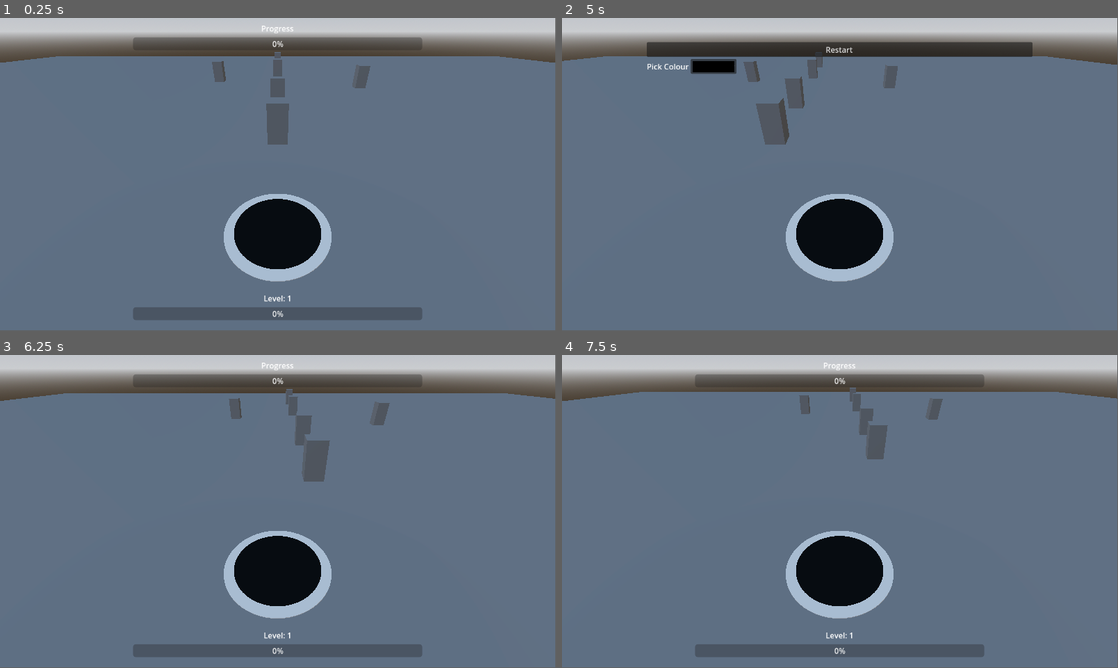
Above: before the commit, frames 1-4 (two rows, left to right).
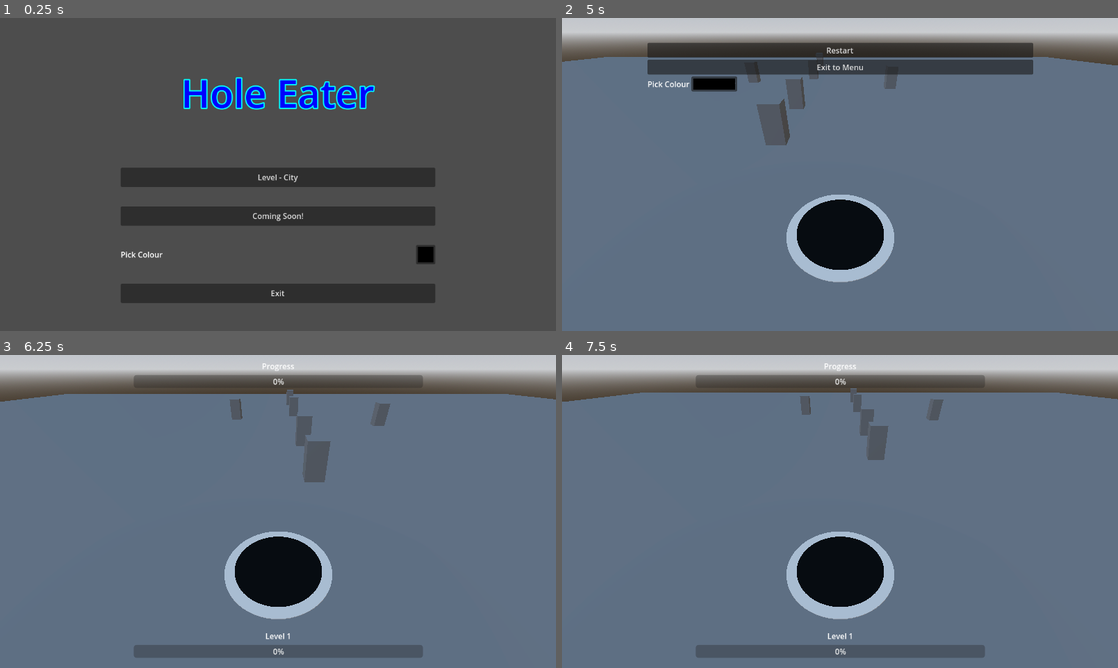
Above: after the commit, the same moments.

Repository: Scyy-dev/hole-eater
Game: Godot game, scene res://scenes/main_menu.tscn
Same seed, same stepped clock (60 frames per second), same inputs: the game is played once before the commit and once after it. Before the commit the project starts from res://scenes/main.tscn.
Inputs (mouse positions are in pixels of both pictures, inside the frame that each line leads up to):
- Up to frame 1 (0.25 s): no input
- Up to frame 2 (5 s): click (840, 177) at 0.5 s, where only the run after the commit has a clickable "Level - City"; tap Enter at 1.25 s; hold D (move_right) 1.28-2.03 s; hold S (move_back) 2.03-2.78 s; hold D (move_right) 2.78-3.53 s; hold W (move_forward) 3.53-4.28 s; hold A (move_left) from 4.28 s (still down); tap Escape (open_menu) at 4.9 s
- Up to frame 3 (6.25 s): release A (move_left) at 5 s; click "Restart" at 5 s; tap Space at 5.75 s; hold A (move_left) from 5.78 s (still down)
- Up to frame 4 (7.5 s): release A (move_left) at 6.53 s; hold S (move_back) 6.53-7.28 s; hold D (move_right) from 7.28 s (still down)
In our replay, the window is 799x449 before the commit and 800x450 after it. These sizes can differ from the game's own. Grey fills any space a smaller window leaves; there, only what the larger window draws over its background counts as a difference.

The runs differ from the first frame. In frame 1, 93% of the frame differs, in the area x 0-100%, y 0-100%; in frame 2, 4.6%; in frame 3, 1.0%; in frame 4, 1.0%.

Commit message:
Refactor UI, add basic main menu

Diff:
--- a/project.godot
+++ b/project.godot
@@ -11,9 +11,14 @@
 [application]
 
 config/name="Hole Eater"
-run/main_scene="uid://b1v1wkwp2gwwu"
+run/main_scene="uid://tb5fhmdc8kjb"
 config/features=PackedStringArray("4.4", "Forward Plus")
 config/icon="res://icon.svg"
+
+[display]
+
+window/stretch/mode="viewport"
+window/stretch/aspect="expand"
 
 [input]
 
--- /dev/null
+++ b/scenes/level_cbd.tscn
@@ -0,0 +1,85 @@
+[gd_scene load_steps=11 format=3 uid="uid://b1v1wkwp2gwwu"]
+
+[ext_resource type="PackedScene" uid="uid://c3fep654huxhi" path="res://scenes/fallable.tscn" id="1_0wfyh"]
+[ext_resource type="Script" uid="uid://cfruvhuqtyt2g" path="res://scripts/game.gd" id="1_sugp2"]
+[ext_resource type="PackedScene" uid="uid://d3jap5q88sia5" path="res://scenes/player.tscn" id="2_sugp2"]
+[ext_resource type="Script" uid="uid://bu5mnachl662o" path="res://scripts/fallable_controller.gd" id="2_tbgi4"]
+[ext_resource type="PackedScene" uid="uid://dekabsogdmvty" path="res://scenes/world_ui.tscn" id="4_jyhfs"]
+
+[sub_resource type="ProceduralSkyMaterial" id="ProceduralSkyMaterial_0wfyh"]
+sky_horizon_color = Color(0.662243, 0.671743, 0.686743, 1)
+ground_horizon_color = Color(0.662243, 0.671743, 0.686743, 1)
+
+[sub_resource type="Sky" id="Sky_sugp2"]
+sky_material = SubResource("ProceduralSkyMaterial_0wfyh")
+
+[sub_resource type="Environment" id="Environment_jyhfs"]
+background_mode = 2
+sky = SubResource("Sky_sugp2")
+tonemap_mode = 2
+glow_enabled = true
+
+[sub_resource type="BoxShape3D" id="BoxShape3D_o6xl0"]
+size = Vector3(100, 0.01, 100)
+
+[sub_resource type="PlaneMesh" id="PlaneMesh_o5qli"]
+size = Vector2(100, 100)
+
+[node name="root" type="Node3D" node_paths=PackedStringArray("player", "ui_controller")]
+script = ExtResource("1_sugp2")
+player = NodePath("player")
+ui_controller = NodePath("world_ui")
+
+[node name="player" parent="." instance=ExtResource("2_sugp2")]
+speed = 4.0
+xp_req_base = 3.0
+camera_angle = -35.0
+camera_position_angle = 50.0
+
+[node name="world_ui" parent="." node_paths=PackedStringArray("player", "fallable_controller") instance=ExtResource("4_jyhfs")]
+player = NodePath("../player")
+fallable_controller = NodePath("../fallable_controller")
+
+[node name="WorldEnvironment" type="WorldEnvironment" parent="."]
+environment = SubResource("Environment_jyhfs")
+
+[node name="ground" type="StaticBody3D" parent="."]
+
+[node name="CollisionShape3D" type="CollisionShape3D" parent="ground"]
+shape = SubResource("BoxShape3D_o6xl0")
+
+[node name="MeshInstance3D" type="MeshInstance3D" parent="ground"]
+mesh = SubResource("PlaneMesh_o5qli")
+
+[node name="fallable_controller" type="Node3D" parent="."]
+script = ExtResource("2_tbgi4")
+
+[node name="c1" parent="fallable_controller" instance=ExtResource("1_0wfyh")]
+transform = Transform3D(1, 0, 0, 0, 1, 0, 0, 0, 1, 0, 0, -5.76745)
+mass = 0.1
+
+[node name="c2" parent="fallable_controller" instance=ExtResource("1_0wfyh")]
+transform = Transform3D(1, 0, 0, 0, 1, 0, 0, 0, 1, 0, 0, -11.5349)
+mass = 0.1
+
+[node name="c3" parent="fallable_controller" instance=ExtResource("1_0wfyh")]
+transform = Transform3D(1, 0, 0, 0, 1, 0, 0, 0, 1, 0, 0, -23.0698)
+mass = 0.1
+level_req = 2
+xp_given = 50
+
+[node name="c4" parent="fallable_controller" instance=ExtResource("1_0wfyh")]
+transform = Transform3D(1, 0, 0, 0, 1, 0, 0, 0, 1, -6.44209, 0, -20.997)
+mass = 0.1
+xp_given = 2
+
+[node name="c5" parent="fallable_controller" instance=ExtResource("1_0wfyh")]
+transform = Transform3D(1, 0, 0, 0, 1, 0, 0, 0, 1, 8.13558, 0, -17.9084)
+mass = 0.1
+xp_given = 2
+
+[node name="c6" parent="fallable_controller" instance=ExtResource("1_0wfyh")]
+transform = Transform3D(1, 0, 0, 0, 1, 0, 0, 0, 1, 0, 0, -32.343)
+mass = 0.1
+level_req = 2
+xp_given = 2
--- a/scenes/main.tscn
+++ /dev/null
@@ -1,162 +0,0 @@
-[gd_scene load_steps=12 format=3 uid="uid://b1v1wkwp2gwwu"]
-
-[ext_resource type="PackedScene" uid="uid://c3fep654huxhi" path="res://scenes/fallable.tscn" id="1_0wfyh"]
-[ext_resource type="Script" uid="uid://cfruvhuqtyt2g" path="res://scripts/game.gd" id="1_sugp2"]
-[ext_resource type="PackedScene" uid="uid://d3jap5q88sia5" path="res://scenes/player.tscn" id="2_sugp2"]
-[ext_resource type="Script" uid="uid://bqb6vv07gkq72" path="res://scripts/xp_bar.gd" id="4_jyhfs"]
-[ext_resource type="Script" uid="uid://bspskkbijovxl" path="res://scripts/level_label.gd" id="5_tbgi4"]
-[ext_resource type="Script" uid="uid://c017gvy3bdj0h" path="res://scenes/world_progress_bar.gd" id="7_o6xl0"]
-
-[sub_resource type="ProceduralSkyMaterial" id="ProceduralSkyMaterial_0wfyh"]
-sky_horizon_color = Color(0.662243, 0.671743, 0.686743, 1)
-ground_horizon_color = Color(0.662243, 0.671743, 0.686743, 1)
-
-[sub_resource type="Sky" id="Sky_sugp2"]
-sky_material = SubResource("ProceduralSkyMaterial_0wfyh")
-
-[sub_resource type="Environment" id="Environment_jyhfs"]
-background_mode = 2
-sky = SubResource("Sky_sugp2")
-tonemap_mode = 2
-glow_enabled = true
-
-[sub_resource type="BoxShape3D" id="BoxShape3D_o6xl0"]
-size = Vector3(100, 0.01, 100)
-
-[sub_resource type="PlaneMesh" id="PlaneMesh_o5qli"]
-size = Vector2(100, 100)
-
-[node name="root" type="Node3D"]
-script = ExtResource("1_sugp2")
-
-[node name="WorldEnvironment" type="WorldEnvironment" parent="."]
-environment = SubResource("Environment_jyhfs")
-
-[node name="ground" type="StaticBody3D" parent="."]
-
-[node name="CollisionShape3D" type="CollisionShape3D" parent="ground"]
-shape = SubResource("BoxShape3D_o6xl0")
-
-[node name="MeshInstance3D" type="MeshInstance3D" parent="ground"]
-mesh = SubResource("PlaneMesh_o5qli")
-
-[node name="falllables" type="Node3D" parent="."]
-
-[node name="c1" parent="falllables" instance=ExtResource("1_0wfyh")]
-transform = Transform3D(1, 0, 0, 0, 1, 0, 0, 0, 1, 0, 0, -5.76745)
-mass = 0.1
-
-[node name="c2" parent="falllables" instance=ExtResource("1_0wfyh")]
-transform = Transform3D(1, 0, 0, 0, 1, 0, 0, 0, 1, 0, 0, -11.5349)
-mass = 0.1
-
-[node name="c3" parent="falllables" instance=ExtResource("1_0wfyh")]
-transform = Transform3D(1, 0, 0, 0, 1, 0, 0, 0, 1, 0, 0, -23.0698)
-mass = 0.1
-level_req = 2
-xp_given = 50
-
-[node name="c4" parent="falllables" instance=ExtResource("1_0wfyh")]
-transform = Transform3D(1, 0, 0, 0, 1, 0, 0, 0, 1, -6.44209, 0, -20.997)
-mass = 0.1
-xp_given = 2
-
-[node name="c5" parent="falllables" instance=ExtResource("1_0wfyh")]
-transform = Transform3D(1, 0, 0, 0, 1, 0, 0, 0, 1, 8.13558, 0, -17.9084)
-mass = 0.1
-xp_given = 2
-
-[node name="c6" parent="falllables" instance=ExtResource("1_0wfyh")]
-transform = Transform3D(1, 0, 0, 0, 1, 0, 0, 0, 1, 0, 0, -32.343)
-mass = 0.1
-level_req = 2
-xp_given = 2
-
-[node name="player" parent="." instance=ExtResource("2_sugp2")]
-speed = 4.0
-xp_req_base = 3.0
-camera_angle = -35.0
-camera_position_angle = 50.0
-
-[node name="ui" type="Control" parent="."]
-layout_mode = 3
-anchors_preset = 0
-offset_right = 40.0
-offset_bottom = 40.0
-
-[node name="menu_ui" type="Control" parent="ui"]
-anchors_preset = 0
-offset_right = 40.0
-offset_bottom = 40.0
-
-[node name="menu_container" type="VBoxContainer" parent="ui/menu_ui"]
-layout_mode = 0
-offset_left = 176.0
-offset_top = 50.0
-offset_right = 976.0
-offset_bottom = 550.0
-
-[node name="restart_game_button" type="Button" parent="ui/menu_ui/menu_container"]
-layout_mode = 2
-text = "Restart"
-
-[node name="colour_picker_container" type="HBoxContainer" parent="ui/menu_ui/menu_container"]
-layout_mode = 2
-
-[node name="pick_colour_label" type="Label" parent="ui/menu_ui/menu_container/colour_picker_container"]
-layout_mode = 2
-text = "Pick Colour"
-
-[node name="pick_colour_button" type="ColorPickerButton" parent="ui/menu_ui/menu_container/colour_picker_container"]
-layout_mode = 2
-text = "Pick Colour"
-
-[node name="world_ui" type="Control" parent="ui"]
-visible = false
-anchors_preset = 0
-offset_right = 40.0
-offset_bottom = 40.0
-
-[node name="xp_bar" type="ProgressBar" parent="ui/world_ui"]
-layout_mode = 0
-offset_left = 276.0
-offset_top = 600.0
-offset_right = 876.0
-offset_bottom = 627.0
-size_flags_vertical = 8
-script = ExtResource("4_jyhfs")
-
-[node name="level_label" type="Label" parent="ui/world_ui"]
-layout_mode = 0
-offset_left = 526.0
-offset_top = 570.0
-offset_right = 626.0
-offset_bottom = 593.0
-horizontal_alignment = 1
-vertical_alignment = 1
-script = ExtResource("5_tbgi4")
-
-[node name="world_progress_bar" type="ProgressBar" parent="ui/world_ui"]
-layout_mode = 0
-offset_left = 276.0
-offset_top = 40.0
-offset_right = 876.0
-offset_bottom = 67.0
-script = ExtResource("7_o6xl0")
-
-[node name="progress_label" type="Label" parent="ui/world_ui"]
-layout_mode = 0
-offset_left = 541.0
-offset_top = 10.0
-offset_right = 611.0
-offset_bottom = 33.0
-text = "Progress"
-horizontal_alignment = 1
-vertical_alignment = 1
-
-[connection signal="game_world_ready" from="." to="ui/world_ui/world_progress_bar" method="_on_game_world_ready"]
-[connection signal="on_level_up" from="player" to="ui/world_ui/level_label" method="_on_level_up"]
-[connection signal="on_xp_gained" from="player" to="ui/world_ui/xp_bar" method="_on_xp_gained"]
-[connection signal="on_xp_gained" from="player" to="ui/world_ui/world_progress_bar" method="_on_player_xp_gained"]
-[connection signal="pressed" from="ui/menu_ui/menu_container/restart_game_button" to="." method="_on_restart_game_button_pressed"]
-[connection signal="color_changed" from="ui/menu_ui/menu_container/colour_picker_container/pick_colour_button" to="." method="_on_pick_colour_button_color_changed"]
--- /dev/null
+++ b/scenes/main_menu.tscn
@@ -0,0 +1,89 @@
+[gd_scene load_steps=4 format=3 uid="uid://tb5fhmdc8kjb"]
+
+[ext_resource type="Script" uid="uid://b87g63iprhmu" path="res://scripts/main_menu.gd" id="1_l6cm7"]
+
+[sub_resource type="SystemFont" id="SystemFont_l6cm7"]
+font_names = PackedStringArray("Comic Sans MS")
+
+[sub_resource type="LabelSettings" id="LabelSettings_ekxnf"]
+font = SubResource("SystemFont_l6cm7")
+font_size = 80
+font_color = Color(0, 0, 1, 1)
+outline_size = 10
+outline_color = Color(0, 1, 1, 1)
+
+[node name="main_menu" type="Control"]
+layout_mode = 3
+anchors_preset = 15
+anchor_right = 1.0
+anchor_bottom = 1.0
+grow_horizontal = 2
+grow_vertical = 2
+size_flags_horizontal = 3
+size_flags_vertical = 3
+script = ExtResource("1_l6cm7")
+
+[node name="MarginContainer" type="MarginContainer" parent="."]
+layout_mode = 1
+anchors_preset = 15
+anchor_right = 1.0
+anchor_bottom = 1.0
+grow_horizontal = 2
+grow_vertical = 2
+
+[node name="VBoxContainer" type="VBoxContainer" parent="MarginContainer"]
+layout_mode = 2
+theme_override_constants/separation = 100
+
+[node name="separator" type="Control" parent="MarginContainer/VBoxContainer"]
+layout_mode = 2
+
+[node name="title" type="Label" parent="MarginContainer/VBoxContainer"]
+layout_mode = 2
+text = "Hole Eater"
+label_settings = SubResource("LabelSettings_ekxnf")
+horizontal_alignment = 1
+vertical_alignment = 1
+
+[node name="MarginContainer" type="MarginContainer" parent="MarginContainer/VBoxContainer"]
+layout_mode = 2
+theme_override_constants/margin_left = 250
+theme_override_constants/margin_right = 250
+
+[node name="VBoxContainer" type="VBoxContainer" parent="MarginContainer/VBoxContainer/MarginContainer"]
+layout_mode = 2
+theme_override_constants/separation = 40
+alignment = 1
+
+[node name="level_cbd_button" type="Button" parent="MarginContainer/VBoxContainer/MarginContainer/VBoxContainer"]
+custom_minimum_size = Vector2(500, 40)
+layout_mode = 2
+text = "Level - City"
+
+[node name="level_tbd_button" type="Button" parent="MarginContainer/VBoxContainer/MarginContainer/VBoxContainer"]
+custom_minimum_size = Vector2(500, 40)
+layout_mode = 2
+text = "Coming Soon!"
+
+[node name="HBoxContainer" type="HBoxContainer" parent="MarginContainer/VBoxContainer/MarginContainer/VBoxContainer"]
+layout_mode = 2
+
+[node name="MarginContainer" type="MarginContainer" parent="MarginContainer/VBoxContainer/MarginContainer/VBoxContainer/HBoxContainer"]
+custom_minimum_size = Vector2(500, 40)
+layout_mode = 2
+size_flags_horizontal = 3
+
+[node name="pick_colour_label" type="Label" parent="MarginContainer/VBoxContainer/MarginContainer/VBoxContainer/HBoxContainer/MarginContainer"]
+layout_mode = 2
+size_flags_horizontal = 0
+text = "Pick Colour"
+
+[node name="pick_colour_button" type="ColorPickerButton" parent="MarginContainer/VBoxContainer/MarginContainer/VBoxContainer/HBoxContainer/MarginContainer"]
+custom_minimum_size = Vector2(40, 40)
+layout_mode = 2
+size_flags_horizontal = 8
+
+[node name="exit_game_button" type="Button" parent="MarginContainer/VBoxContainer/MarginContainer/VBoxContainer"]
+custom_minimum_size = Vector2(500, 40)
+layout_mode = 2
+text = "Exit"
--- a/scenes/world_progress_bar.gd
+++ /dev/null
@@ -1,12 +0,0 @@
-extends ProgressBar
-
-var total_world_xp: float = 0
-var current_xp = 0
-
-func _on_game_world_ready(world: GameWorld) -> void:
-	total_world_xp = world.total_xp_in_world
-
-
-func _on_player_xp_gained(amount: float, _new_xp: float, _next_level_xp_cost: float) -> void:
-	current_xp += amount
-	value = (current_xp / total_world_xp) * 100
--- /dev/null
+++ b/scenes/world_ui.tscn
@@ -0,0 +1,89 @@
+[gd_scene load_steps=2 format=3 uid="uid://dekabsogdmvty"]
+
+[ext_resource type="Script" uid="uid://q1ymub3wxk3e" path="res://scripts/world_ui_controller.gd" id="1_qemj2"]
+
+[node name="world_ui" type="Control"]
+layout_mode = 3
+anchors_preset = 15
+anchor_right = 1.0
+anchor_bottom = 1.0
+grow_horizontal = 2
+grow_vertical = 2
+script = ExtResource("1_qemj2")
+
+[node name="player_ui" type="Control" parent="."]
+anchors_preset = 0
+offset_right = 40.0
+offset_bottom = 40.0
+
+[node name="xp_bar" type="ProgressBar" parent="player_ui"]
+unique_name_in_owner = true
+layout_mode = 0
+offset_left = 276.0
+offset_top = 600.0
+offset_right = 876.0
+offset_bottom = 627.0
+size_flags_vertical = 8
+
+[node name="level_label" type="Label" parent="player_ui"]
+unique_name_in_owner = true
+layout_mode = 0
+offset_left = 526.0
+offset_top = 570.0
+offset_right = 626.0
+offset_bottom = 593.0
+horizontal_alignment = 1
+vertical_alignment = 1
+
+[node name="world_progress_bar" type="ProgressBar" parent="player_ui"]
+unique_name_in_owner = true
+layout_mode = 0
+offset_left = 276.0
+offset_top = 40.0
+offset_right = 876.0
+offset_bottom = 67.0
+
+[node name="progress_label" type="Label" parent="player_ui"]
+layout_mode = 0
+offset_left = 541.0
+offset_top = 10.0
+offset_right = 611.0
+offset_bottom = 33.0
+text = "Progress"
+horizontal_alignment = 1
+vertical_alignment = 1
+
+[node name="menu_ui" type="Control" parent="."]
+layout_mode = 3
+anchors_preset = 0
+offset_right = 40.0
+offset_bottom = 40.0
+
+[node name="VBoxContainer" type="VBoxContainer" parent="menu_ui"]
+layout_mode = 0
+offset_left = 176.0
+offset_top = 50.0
+offset_right = 976.0
+offset_bottom = 550.0
+
+[node name="restart_level_button" type="Button" parent="menu_ui/VBoxContainer"]
+unique_name_in_owner = true
+layout_mode = 2
+text = "Restart"
+
+[node name="exit_to_menu_button" type="Button" parent="menu_ui/VBoxContainer"]
+unique_name_in_owner = true
+layout_mode = 2
+text = "Exit to Menu"
+
+[node name="HBoxContainer" type="HBoxContainer" parent="menu_ui/VBoxContainer"]
+layout_mode = 2
+
+[node name="pick_colour_label" type="Label" parent="menu_ui/VBoxContainer/HBoxContainer"]
+layout_mode = 2
+text = "Pick Colour"
+
+[node name="pick_colour_button" type="ColorPickerButton" parent="menu_ui/VBoxContainer/HBoxContainer"]
+unique_name_in_owner = true
+layout_mode = 2
+text = "Pick Colour"
--- /dev/null
+++ b/scripts/fallable_controller.gd
@@ -0,0 +1,10 @@
+extends Node
+class_name FallableController
+
+var total_world_xp: float = 0
+
+# Called when the node enters the scene tree for the first time.
+func _ready() -> void:
+	for node in get_children():
+		if node is Fallable:
+			total_world_xp += node.xp_given
--- a/scripts/game.gd
+++ b/scripts/game.gd
@@ -2,48 +2,19 @@
 
 extends Node3D
 
-@onready var menu_ui: Control = $ui/menu_ui
-@onready var world_ui: Control = $ui/world_ui
-@onready var player: Player = $player
+@export var player: Player
+@export var ui_controller: WorldUIController
 
-var menu_open: bool = false
-
-signal game_world_ready(world: GameWorld)
-
-var total_xp_in_world: float = 0
-
-# Called when the node enters the scene tree for the first time.
 func _ready() -> void:
-	# Hide the relevant UI
-	render_ui()
-
-	# Determine the total number of Fallables we track
-	for node in get_all_children(self):
-		if node is Fallable:
-			var fallable = node as Fallable
-			total_xp_in_world += fallable.xp_given
-
-	game_world_ready.emit(self)
-
-func _input(event: InputEvent) -> void:
-	if event.is_action_pressed("open_menu"):
-		menu_open = !menu_open
-		render_ui()
+	ui_controller.restart_level.connect(_on_restart_game_button_pressed)
+	ui_controller.exit_to_menu.connect(_on_exit_to_menu_button_pressed)
+	ui_controller.player_color_picked.connect(_on_pick_colour_button_color_changed)
 
 func _on_restart_game_button_pressed() -> void:
 	get_tree().reload_current_scene()
 
+func _on_exit_to_menu_button_pressed() -> void:
+	get_tree().change_scene_to_file("res://scenes/main_menu.tscn")
+
 func _on_pick_colour_button_color_changed(color: Color) -> void:
 	player.set_player_color(color)
-
-func render_ui() -> void:
-	menu_ui.visible = menu_open
-	world_ui.visible = !menu_open
-
-func get_all_children(node: Node) -> Array:
-	var nodes: Array = []
-	for child in node.get_children():
-		nodes.append(child)
-		var child_nodes = get_all_children(child)
-		nodes.append_array(child_nodes)
-	return nodes
--- /dev/null
+++ b/scripts/main_menu.gd
@@ -0,0 +1,18 @@
+extends Control
+
+@onready var level_cbd_button: Button = $MarginContainer/VBoxContainer/MarginContainer/VBoxContainer/level_cbd_button
+@onready var exit_game_button: Button = $MarginContainer/VBoxContainer/MarginContainer/VBoxContainer/exit_game_button
+
+# Called when the node enters the scene tree for the first time.
+func _ready() -> void:
+	level_cbd_button.pressed.connect(func(): _pick_level("res://scenes/level_cbd.tscn"))
+	exit_game_button.pressed.connect(_exit_game)
+
+	# Preload the first level
+	preload("res://scenes/level_cbd.tscn")
+
+func _pick_level(level_name: String) -> void:
+	get_tree().change_scene_to_file(level_name)
+
+func _exit_game() -> void:
+	get_tree().quit()
--- a/scripts/player.gd
+++ b/scripts/player.gd
@@ -165,8 +165,8 @@
 	camera.transform.origin.z = camera_z
 
 	# Camera Rotation
-	var rotation = Vector3(deg_to_rad(camera_angle), 0, 0)
-	camera.transform.basis = Basis.from_euler(rotation)
+	var camera_rotation = Vector3(deg_to_rad(camera_angle), 0, 0)
+	camera.transform.basis = Basis.from_euler(camera_rotation)
 
 func _on_level_up(_player: Player, _levels_gained: int) -> void:
 	scale_visuals()
--- /dev/null
+++ b/scripts/world_progress_bar.gd
@@ -0,0 +1,11 @@
+extends ProgressBar
+
+var controller: FallableController = null
+var current_xp = 0
+
+func _on_controller_ready(fallable_controller: FallableController) -> void:
+	controller = fallable_controller
+
+func _on_player_xp_gained(amount: float, _new_xp: float, _next_level_xp_cost: float) -> void:
+	current_xp += amount
+	value = (current_xp / controller.total_world_xp) * 100
--- /dev/null
+++ b/scripts/world_ui_controller.gd
@@ -0,0 +1,62 @@
+extends Control
+class_name WorldUIController
+
+signal restart_level
+signal exit_to_menu
+signal player_color_picked(color: Color)
+
+@export var player: Player
+@export var fallable_controller: FallableController
+
+@onready var player_ui: Control = $player_ui
+@onready var menu_ui: Control = $menu_ui
+
+@onready var xp_bar: ProgressBar = %xp_bar
+@onready var level_label: Label = %level_label
+@onready var world_progress_bar: ProgressBar = %world_progress_bar
+
+@onready var restart_level_button: Button = %restart_level_button
+@onready var exit_to_menu_button: Button = %exit_to_menu_button
+@onready var pick_colour_button: ColorPickerButton = %pick_colour_button
+
+var current_xp = 0
+
+func _ready() -> void:
+	player.on_xp_gained.connect(_on_xp_gained)
+	player.on_level_up.connect(_on_level_up)
+
+	restart_level_button.pressed.connect(_on_restart_level_button_pressed)
+	exit_to_menu_button.pressed.connect(_on_exit_to_menu_button_pressed)
+	pick_colour_button.color_changed.connect(_on_pick_player_color)
+
+	player_ui.visible = true
+	menu_ui.visible = false
+
+	level_label.text = "Level 1"
+
+func _input(event: InputEvent) -> void:
+	if event.is_action_pressed("open_menu"):
+		player_ui.visible = !player_ui.visible
+		menu_ui.visible = !menu_ui.visible
+
+func _on_restart_level_button_pressed() -> void:
+	restart_level.emit()
+
+func _on_exit_to_menu_button_pressed() -> void:
+	exit_to_menu.emit()
+
+func _on_pick_player_color(color: Color) -> void:
+	player_color_picked.emit(color)
+
+func _on_xp_gained(amount: float, new_xp: float, next_level_xp_cost: float) -> void:
+	# TODO - lerp XP gained
+	var xp_progress_ratio = (new_xp / next_level_xp_cost) * 100
+	xp_bar.value = xp_progress_ratio
+
+	current_xp += amount
+	var world_progress_ratio = (current_xp / fallable_controller.total_world_xp) * 100
+	world_progress_bar.value = world_progress_ratio
+
+func _on_level_up(player: Player, _levels_gained: int) -> void:
+	var text = "Level: " + str(player.level)
+	level_label.text = text
Not shown, added: scripts/fallable_controller.gd.uid
Not shown, added: scripts/main_menu.gd.uid
Renamed: scenes/world_progress_bar.gd.uid -> scripts/world_progress_bar.gd.uid
Not shown, added: scripts/world_ui_controller.gd.uid
Not shown, added: scenes/main.tscn8798286377.tmp
Not shown, added: scenes/main.tscn8807854044.tmp
